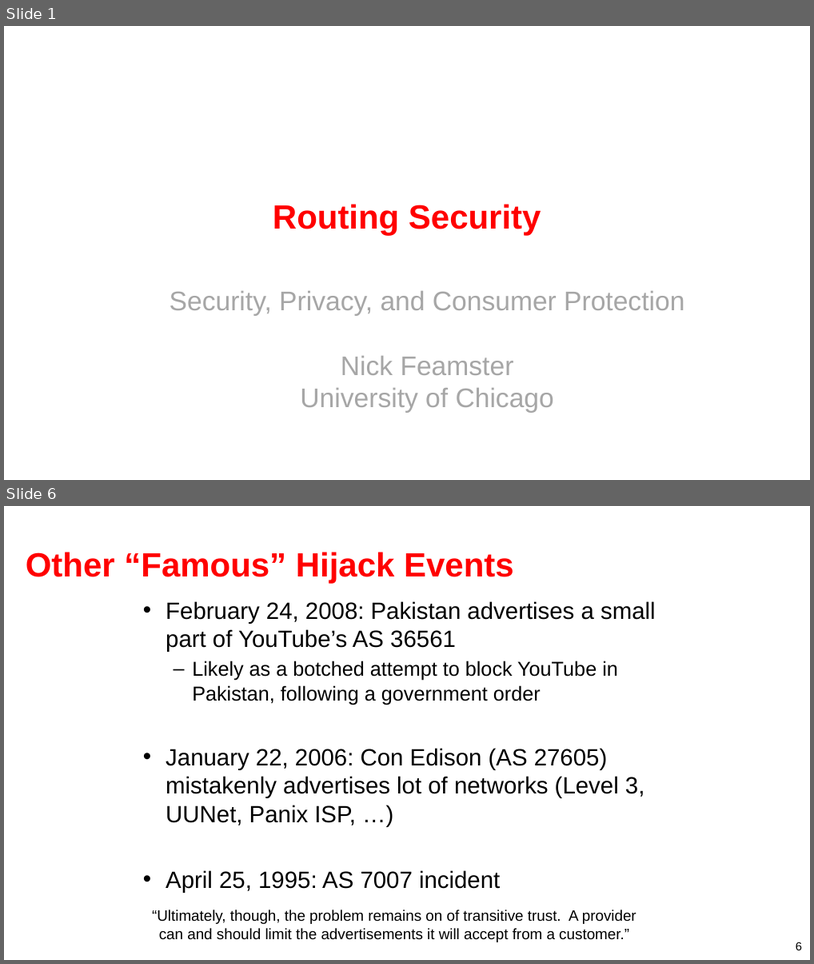
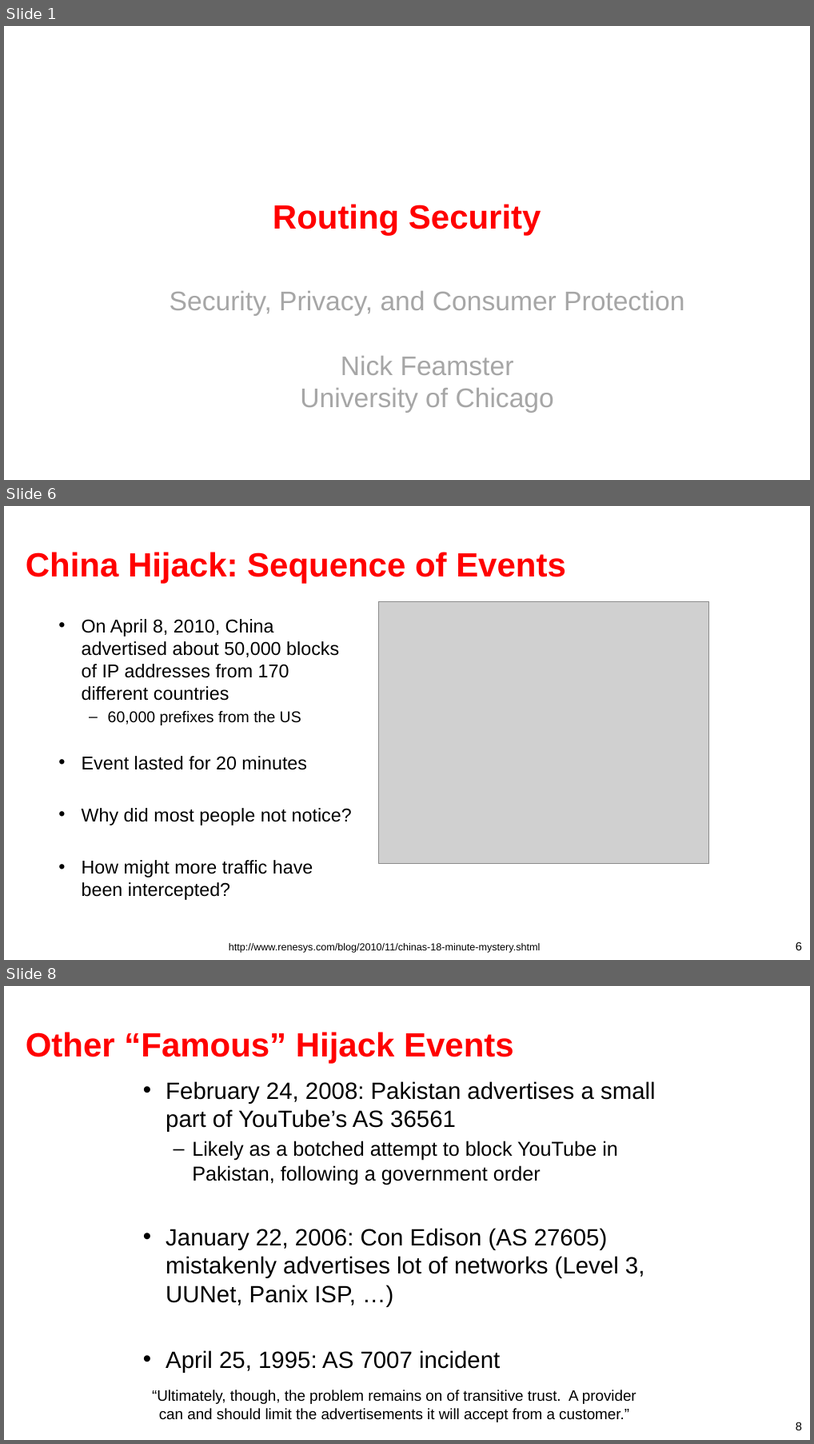
Before and after one commit to noise-lab/security-course, a slide deck: docs/slides/06-Routing.pptx. Shown one above the other, each under a label of ours: slides 1 and 6 before the commit, slides 1, 6 and 8 after it; the slides between them are not shown. The pictures are 814x964 and 814x1444 pixels, drawn with LibreOffice and Linux fonts; fonts in the diff are those of the drawing; grey boxes stand for pictures. Boxes give left, top, right and bottom in pixels: in the first picture for what was removed or moved away, otherwise in the second. Text is boxed around its words. In the diff, an @@ line names an element or a change of style, - is before the commit and + after.

```diff
--- a/docs/slides/06-Routing.pptx
+++ b/docs/slides/06-Routing.pptx
@@ slide 6 added at (4, 506, 810, 960), background #FFFFFF @@
@@ title added at (26, 552, 566, 583), 30 pt, text #FF0000, bold @@
+China Hijack: Sequence of Events
@@ text added at (82, 619, 352, 900), 16.6 pt, text #000000 @@
+• On April 8, 2010, China advertised about 50,000 blocks of IP addresses from 170 different countries
+  – 60,000 prefixes from the US
+• Event lasted for 20 minutes
+• Why did most people not notice?
+• How might more traffic have been intercepted?
@@ picture added at (379, 602, 710, 864) @@
@@ text added at (229, 943, 541, 952), 9 pt, text #000000 @@
+http://www.renesys.com/blog/2010/11/chinas-18-minute-mystery.shtml
@@ page number added at (796, 941, 802, 950), 10.5 pt, text #000000 @@
+6
@@ what was slide 6 is now slide 8 @@
@@ page number at (796, 1421, 802, 1430): text changed @@
-6
+8
```
Also in this commit, not shown: 6 other slides added, 1 slide removed.
